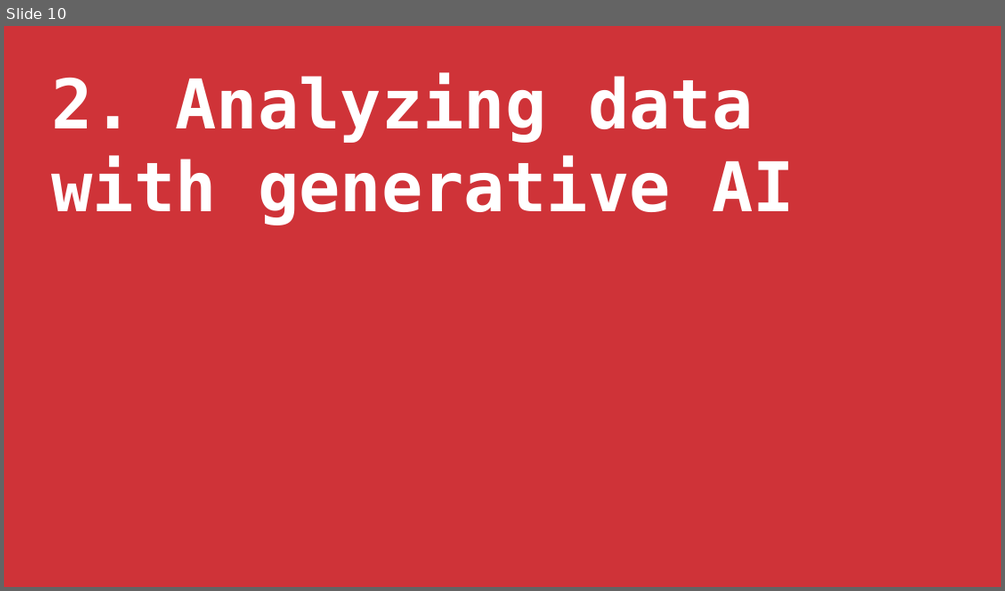
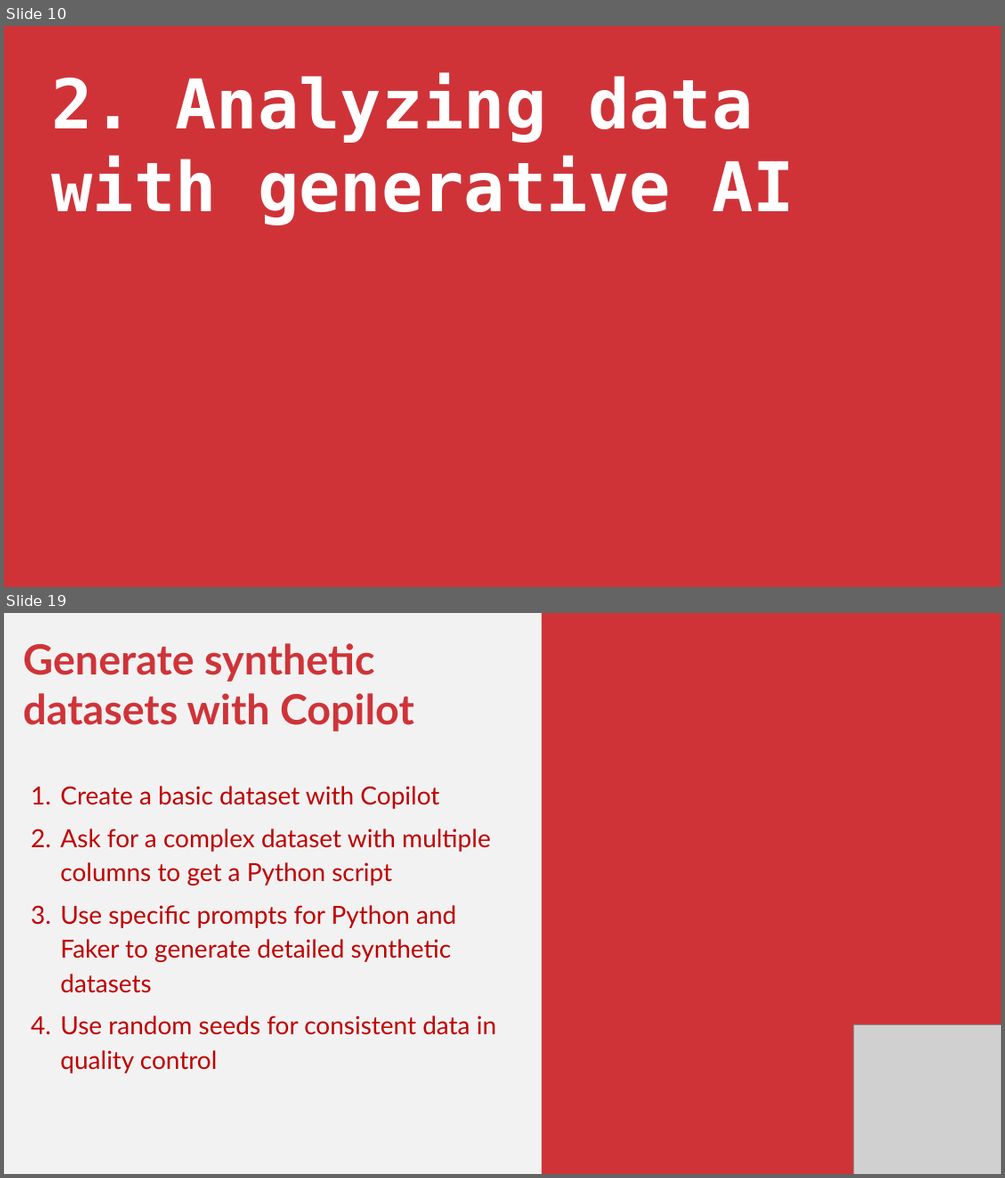
Before and after one commit to stringfestdata/enhancing-excel-free-generative-ai-tools, a slide deck: enhancing-excel-free-generative-ai.pptx. Shown one above the other, each under a label of ours: slide 10 before the commit, slides 10 and 19 after it; the slides between them are not shown. The pictures are 1005x591 and 1005x1178 pixels, drawn with LibreOffice and Linux fonts; fonts in the diff are those of the drawing; grey boxes stand for pictures. Boxes give left, top, right and bottom in pixels: in the first picture for what was removed or moved away, otherwise in the second. Text is boxed around its words. In the diff, an @@ line names an element or a change of style, - is before the commit and + after.

```diff
--- a/enhancing-excel-free-generative-ai.pptx
+++ b/enhancing-excel-free-generative-ai.pptx
@@ slide 19 added at <box>4,613,1001,1174</box>, background #F2F2F2 @@
@@ rectangle added at <box>542,613,1001,1174</box>, fill #CF3338 @@
@@ text added at <box>23,643,496,1035</box>, 36 pt, text #C00000 @@
+Generate synthetic datasets with Copilot
+1. Create a basic dataset with Copilot
+2. Ask for a complex dataset with multiple columns to get a Python script
+3. Use specific prompts for Python and Faker to generate detailed synthetic datasets
+4. Use random seeds for consistent data in quality control
@@ picture added at <box>853,1024,1001,1174</box> @@
```
Also in this commit, not shown: 3 slides changed, 9 other slides added, 2 slides removed, 1 other file.
